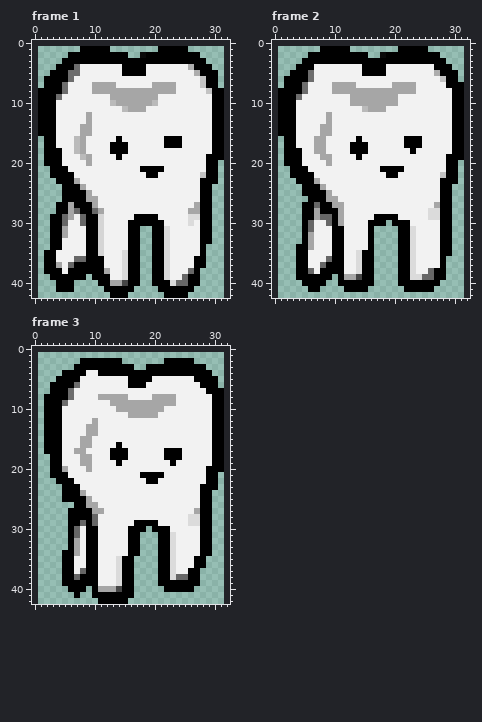
Pixel-art file: Assets/Characters/Player/Rooth_backe.aseprite. Above, as it was before the edit.
31x42 pixels, 3 frames. Colours within 5 levels of each other are drawn and written as one. Shown: frame 1, frame 2, frame 3. The old version is drawn lined up with the new one, on the new canvas. The commit also changed other frames, which this record leaves out.
The same view after the edit:
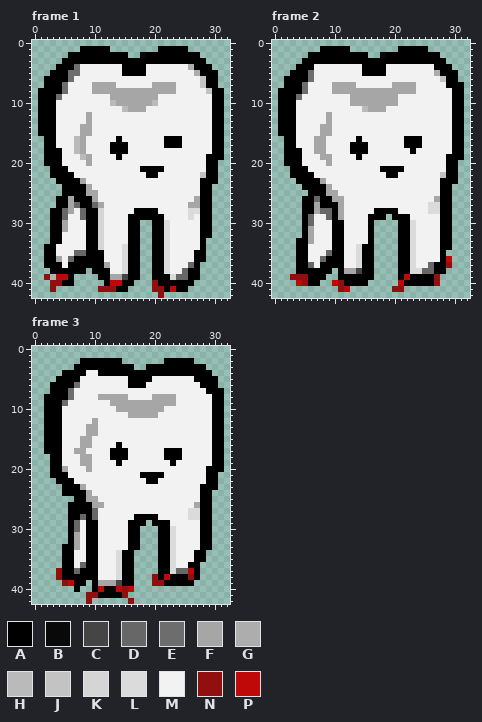
Palette (. is transparent): A #000000  B #090909  C #454545  D #676767  E #6d6d6d  F #a6a6a6  G #adadad  H #bababa  J #c3c3c3  K #d5d5d5  L #dbdbdb  M #f2f2f2  N #910f0f  P #bf0909
From the commit log: animation talking added
The exact change:
canvas 31x42 -> 33x43, the old top-left corner now at 1,1
--- frame 1
@@ x 0..32 @@
 22 ...AAAAMMMMMMMMMMMMAAMMMMMMMJAA..
-23 ....AAAFMMMMMMMMMMMMMMMMMMMMAAA..
-24 .....AAAFMMMMMMMMMMMMMMMMMMMAA...
-25 .....AAAAFMMMMMMMMMMMMMMMMMMAA...
-26 .....AAAAFFMMMMMMMMMMMMMMMMMAA...
-27 ....AAFAAAFMMMMMMMMMMMMMMMMFAA...
-28 ....AAFDAADFMMMMMMMMMMMMMMFFAA...
-29 ...AADFMDAAKMMMMMAAAAMMMMMLLAA...
-30 ...AADMMDAAKMMMMAAAAAAMMMMLMAA...
+23 ....AAAAFMMMMMMMMMMMMMMMMMMMAAA..
+24 .....AAAAFMMMMMMMMMMMMMMMMMMAA...
+25 .....AAAAFFMMMMMMMMMMMMMMMMMAA...
+26 ....AAFAAAFMMMMMMMMMMMMMMMMFAA...
+27 ....AAFDAADFMMMMMMMMMMMMMMFFAA...
+28 ...AADFMDAAKMMMMMAAAAMMMMMLLAA...
+29 ...AADMMDAAKMMMMAAAAAAMMMMLMAA...
+30 ...AAFMMMAAKMMMMAA..AALMMMMMAA...
 31 ...AAFMMMAAKMMMMAA..AALMMMMMAA...
-32 ...AAFMMMAAKMMMMAA..AALMMMMMAA...
-33 ...AAMMMMAAKMMMMAA..AALMMMMMAA...
-34 ...AAMMMMAAKMMMMAA..AALMMMMMA....
-35 ..AAMMMMMAAKMMMLAA..AALMMMMMA....
-36 ..AAMMMDDAAAMMMLAA..AALMMMMAA....
-37 ..AAFMDAAAAAMMMLAA..AALMMMMAA....
-38 ..AAAMAAAAAAFMMLAA..AALMMMDA.....
-39 ...AAAAAA.AAAMMLAA..AALMMDAA.....
-40 ....AAA....AAFFCAA..AAALDDAA.....
-41 ....AAA.....AAAAA....AAAAAA......
-42 .............AAA......AAAA.......
+32 ...AAMMMMAAKMMMMAA..AALMMMMMAA...
+33 ...AAMMMMAAKMMMMAA..AALMMMMMA....
+34 ..AAMMMMMAAKMMMLAA..AALMMMMMA....
+35 ..AAMMMDDAAAMMMLAA..AALMMMMAA....
+36 ..AAFMDAAAAAMMMLAA..AALMMMMAA....
+37 ..AAAMAAAAAAFMMLAA..AALMMMDA.....
+38 ...AAAAAA.AAAMMLAA..AALMMDAA.....
+39 ..N.PPA....AAFFCAA..AAALDDAA.....
+40 ...NNAA.....APPAA...NAAAAAA......
+41 ...N.......NNNAA....NNAPAA.......
+42 .....................N...........
--- frame 2
@@ x 0..32 @@
 22 ...AAAAMMMMMMMMMMMMAAMMMMMMMJAA..
-23 ....AAAFMMMMMMMMMMMMMMMMMMMMAAA..
-24 .....AAAFMMMMMMMMMMMMMMMMMMMAA...
-25 .....AAAAFMMMMMMMMMMMMMMMMMMAA...
-26 ......AAAFFMMMMMMMMMMMMMMMMMAA...
-27 .....AADAAFFMMMMMMMMMMMMMMMFAA...
-28 .....AAFAAAFMMMMMMMMMMMMMMLLAA...
-29 .....AAFDDAFMMMMMAAAAMMMMMLLAA...
-30 .....ADMMDAFMMMMAAA.AAAMMMMMAA...
-31 .....ADMMMAAMMMMA....AALMMMMAA...
+23 ....AAAAFMMMMMMMMMMMMMMMMMMMAAA..
+24 .....AAAAFMMMMMMMMMMMMMMMMMMAA...
+25 ......AAAFFMMMMMMMMMMMMMMMMMAA...
+26 .....AADAAFFMMMMMMMMMMMMMMMFAA...
+27 .....AAFAAAFMMMMMMMMMMMMMMLLAA...
+28 .....AAFDDAFMMMMMAAAAMMMMMLLAA...
+29 .....ADMMDAFMMMMAAA.AAAMMMMMAA...
+30 .....ADMMMAAMMMMA....AALMMMMAA...
+31 .....AFMMMAAMMMMA....AALMMMMAA...
 32 .....AFMMMAAMMMMA....AALMMMMAA...
-33 .....AFMMMAAMMMMA....AALMMMMAA...
-34 ....AAFMMMAAMMMMA....AALMMMMAA...
-35 ....AAMMMMAAMMLAA....AALMMMMAA...
-36 ....AAMMMDAAMMLAA....AALMMMMA....
-37 ....AAMMDAAAMMLAA....AALMMMMA....
-38 ....AADMAAAAMMLAA....AALMMDAA....
-39 ....AAAAAA.AFFCAA....AALLDDAA....
-40 .....AAAA..AAAAAA....AAAAAAA.....
-41 ......AA....AAAA......AAAAA......
+33 ....AAFMMMAAMMMMA....AALMMMMAA...
+34 ....AAMMMMAAMMLAA....AALMMMMAA...
+35 ....AAMMMDAAMMLAA....AALMMMMA....
+36 ....AAMMDAAAMMLAA....AALMMMMAP...
+37 ....AADMAAAAMMLAA....AALMMDAAN...
+38 ....AAAAAA.AFFCAA....AALLDDAA....
+39 ...NNNAAA..AAAAAA....APAAAAN.....
+40 ....PNAA..PNAAAA.....PAAAAAN.....
+41 ...........NP.......NN...........
 42 .................................
--- frame 3
@@ x 0..32 @@
 22 ....AAAMMMMMMMMMMMMAAMMMMMMMMAA..
-23 .....AAAMMMMMMMMMMMMMMMMMMMMAAA..
-24 .....AAAFMMMMMMMMMMMMMMMMMMMAA...
-25 .....AAAAFMMMMMMMMMMMMMMMMMMAA...
-26 .......AAFFMMMMMMMMMMMMMMMMMAA...
-27 ......AAAAFFMMMMMMMMMMMMMMMFAA...
-28 ......AAAADMMMMMMMMMMMMMMMLLAA...
-29 ......AADADMMMMMMAAAAMMMMMLLAA...
-30 ......ADMAAMMMMMAAA.AAAMMMMMAA...
-31 ......ADMAAMMMMMAA...AALMMMMAA...
+23 .....AAAFMMMMMMMMMMMMMMMMMMMAAA..
+24 .....AAAAFMMMMMMMMMMMMMMMMMMAA...
+25 .......AAFFMMMMMMMMMMMMMMMMMAA...
+26 ......AAAAFFMMMMMMMMMMMMMMMFAA...
+27 ......AAAADMMMMMMMMMMMMMMMLLAA...
+28 ......AADADMMMMMMAAAAMMMMMLLAA...
+29 ......ADMAAMMMMMAAA.AAAMMMMMAA...
+30 ......ADMAAMMMMMAA...AALMMMMAA...
+31 ......AFMAAMMMMMAA...AALMMMMAA...
 32 ......AFMAAMMMMMAA...AALMMMMAA...
-33 ......AFMAAMMMMMAA...AALMMMMAA...
-34 .....AAFMAAMMMMMAA...AALMMMMAA...
+33 .....AAFMAAMMMMMAA...AALMMMMAA...
+34 .....AAMMAAMMMLAA....AALMMMAA....
 35 .....AAMMAAMMMLAA....AALMMMAA....
-36 .....AAMMAAMMMLAA....AALMMMAA....
-37 .....AAMDAAMMMLAA....AALMMAA.....
-38 .....AADAAAMMMLAA....AALDDAA.....
-39 .....AAAAAAMMMLAA....AAAAAAA.....
-40 ......AAA.AFFFCAA.....AAAAA......
-41 .......A..AAAAAAA................
-42 ...........AAAAA.................
+36 .....AAMDAAMMMLAA....AALMMAA.....
+37 ....NAADAAAMMMLAA....AALDDPA.....
+38 ....NAAAAAAMMMLAA...NAPAAANA.....
+39 .....NPAA.AFFFCAA...NNAAAAA......
+40 .......A..APAAPNP................
+41 .........NNAAAAN.................
+42 .........N......N................
Boxes around the changes in both pictures, in picture pixels (x1, y1, x2, y2):
changed: (44, 178, 212, 298)
changed: (290, 178, 452, 292)
changed: (56, 484, 212, 604)
